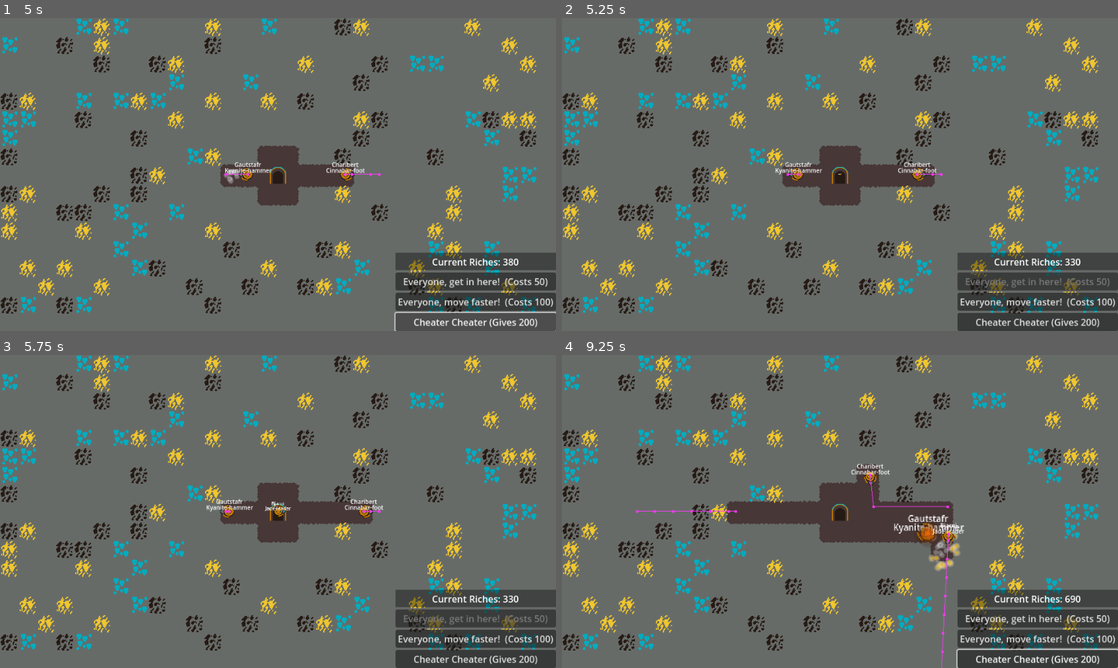
Above: before the commit, frames 1-4 (two rows, left to right).
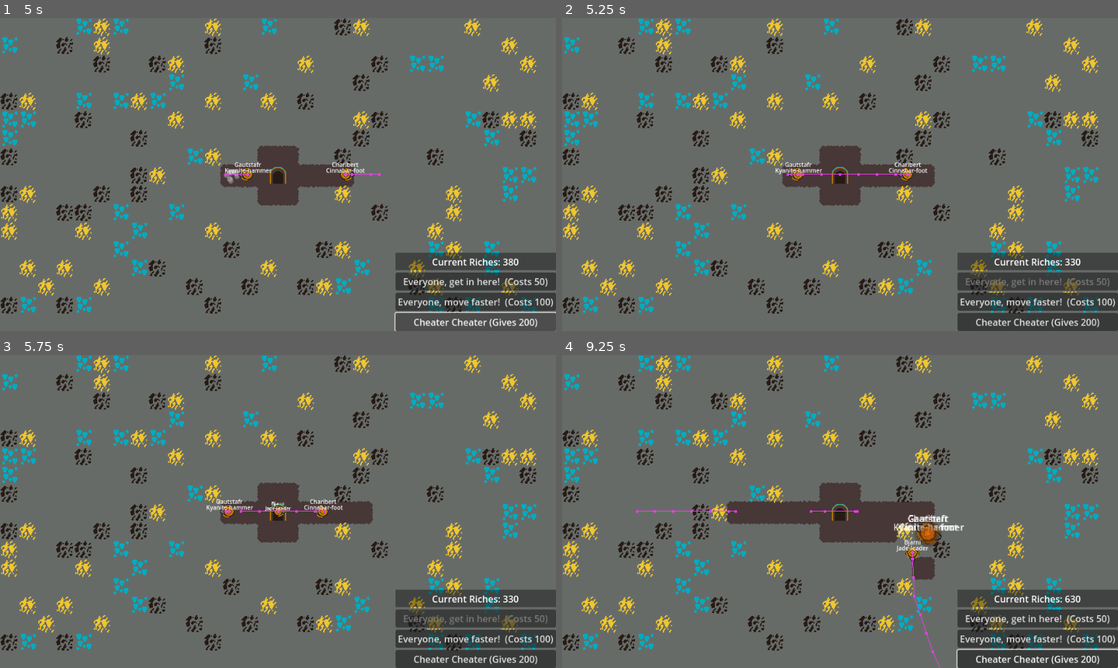
Above: after the commit, the same moments.

Repository: where-fore/dwarves
Game: Godot game, scene res://loose/main_game.tscn
Same seed, same stepped clock (60 frames per second), same inputs: the game is played once before the commit and once after it.
Inputs (mouse positions are in pixels of both pictures, inside the frame that each line leads up to):
- Up to frame 1 (5 s): click "Everyone, get in here! (Costs…" at 0.5 s; click "Everyone, move faster! (Costs…" at 1.25 s; click "Cheater Cheater (Gives 200)" at 2 s; click "Everyone, get in here! (Costs…" at 2.75 s; click "Everyone, move faster! (Costs…" at 3.5 s; click "Cheater Cheater (Gives 200)" at 4.25 s
- Up to frame 2 (5.25 s): click "Everyone, get in here! (Costs…" at 5 s
- Up to frame 3 (5.75 s): no input
- Up to frame 4 (9.25 s): click "Everyone, move faster! (Costs…" at 5.75 s; click "Cheater Cheater (Gives 200)" at 6.5 s; tap Enter at 7.25 s; move the mouse to (862, 511) at 7.27 s; tap 1 at 7.35, 8.1, 8.85 s; click (862, 511) at 7.42 s; move the mouse to (734, 511) at 8.02 s; click (734, 511) at 8.17 s; move the mouse to (928, 533) at 8.77 s; click (928, 533) at 8.92 s

Frame 1 is identical in both runs. In frame 2, 0.3% of the frame differs, in the area x 43-69%, y 46-53%; in frame 3, 0.4%; in frame 4, 2.1%, in the area x 44-93%, y 34-100%.

Commit message:
fixed half of the movement bug

Diff:
--- a/project/loose/dwarf.gd
+++ b/project/loose/dwarf.gd
@@ -87,7 +87,7 @@
 		set_movement_goal()
 
 	if not current_movement_goal: set_movement_goal()
-	if current_movement_goal.distance_to(global_position) <= 20: set_movement_goal()
+	if current_movement_goal.distance_to(global_position) <= 50: set_movement_goal()
 	navigation_agent_2d.target_position = current_movement_goal
 	var next_path_position:Vector2 = navigation_agent_2d.get_next_path_position()
 	var new_velocity:Vector2 = global_position.direction_to(next_path_position)
